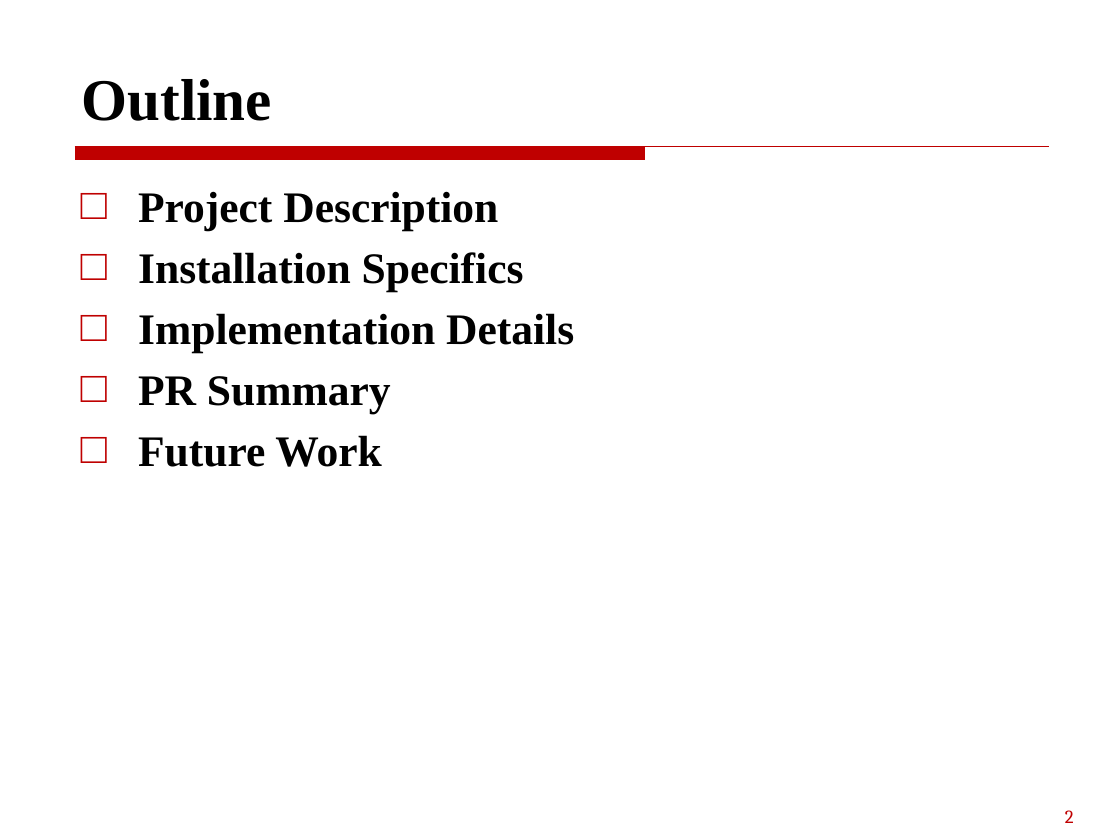
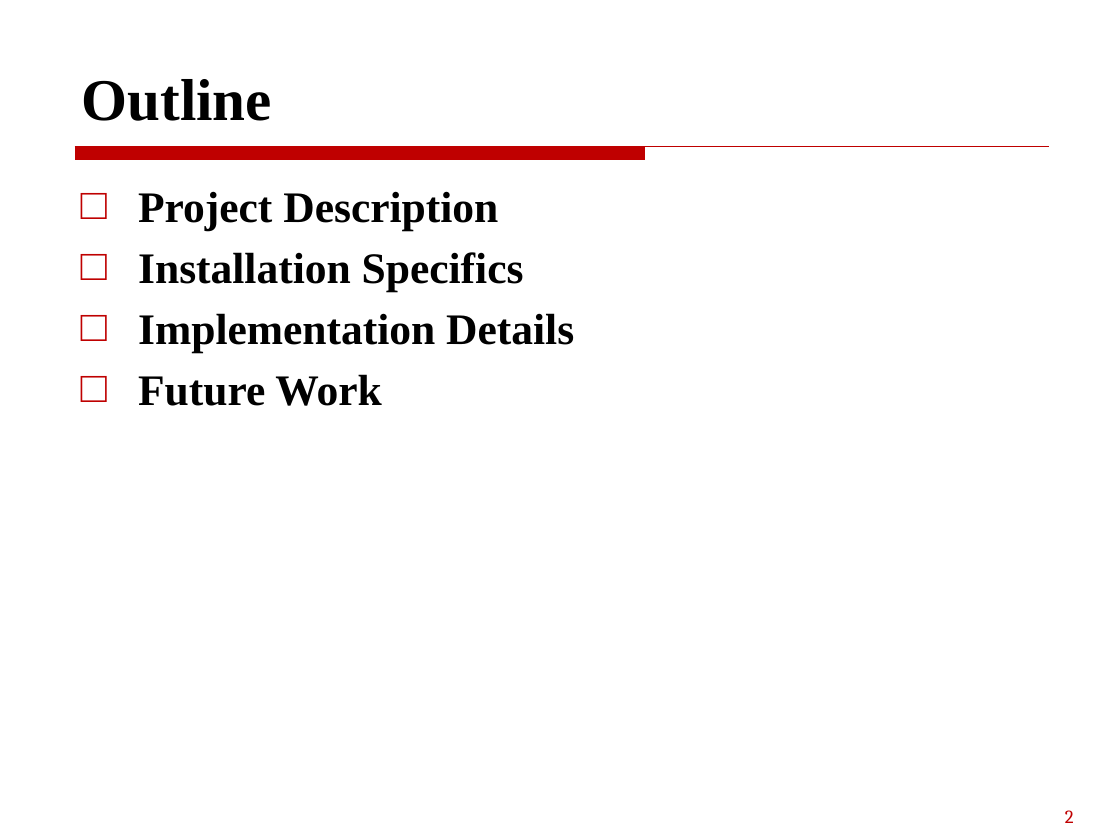
Before and after one commit to JonStark3123/django-postgres-stack, a slide deck: slide 2 of presentation.pptx. Drawn at 1120x840 pixels with LibreOffice and Linux fonts; fonts in the diff are those of the drawing. Boxes give left, top, right and bottom in pixels: in the first picture for what was removed or moved away, otherwise in the second. Text is boxed around its words. In the diff, an @@ line names an element or a change of style, - is before the commit and + after.

```diff
--- a/presentation.pptx
+++ b/presentation.pptx
@@ text at (138, 376, 391, 414): paragraph removed @@
-□ PR Summary
```
Also in this commit, not shown: 4 other slides changed, 7 slides added, 1 other file.
